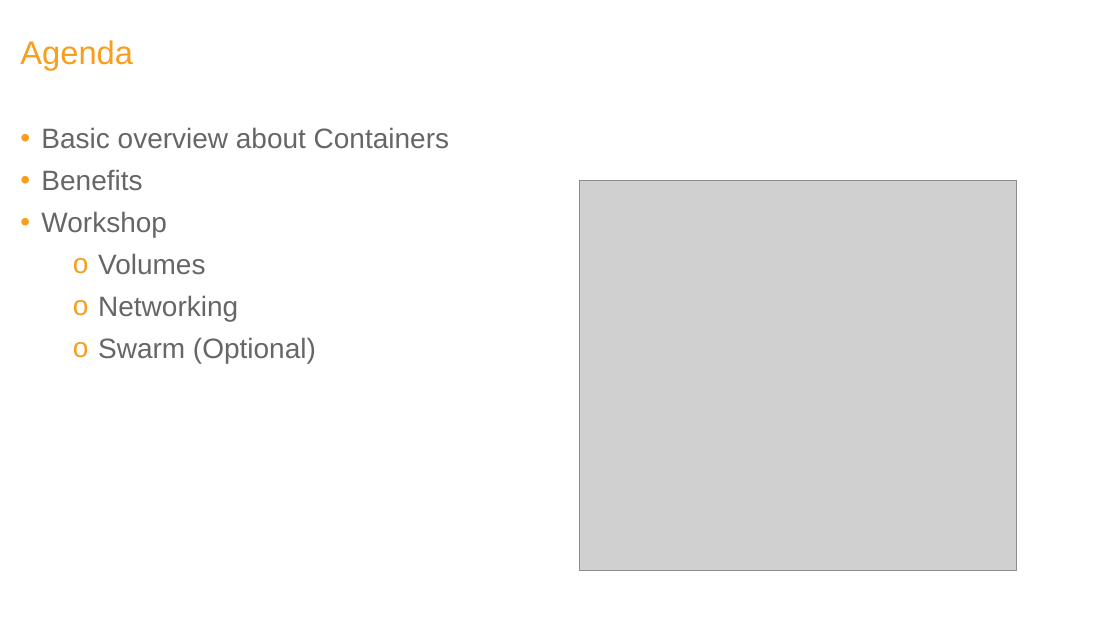
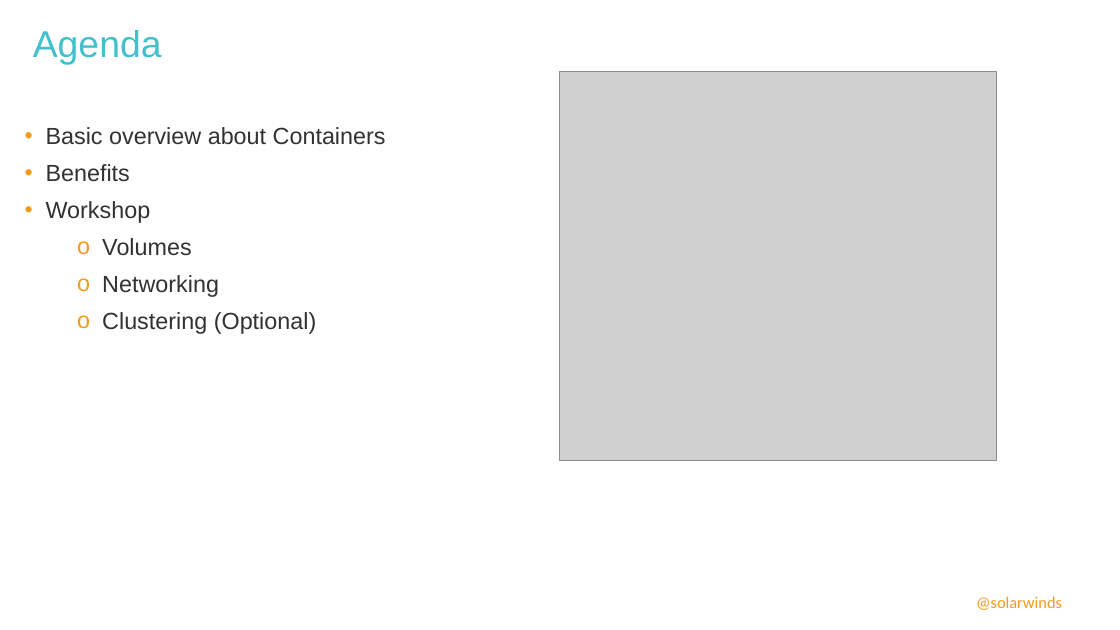
Before and after one commit to ivoklimsa/DockerVSB, a slide deck: slide 2 of ppt/DockerWorkshopVSB.pptx. Drawn at 1120x630 pixels with LibreOffice and Linux fonts; fonts in the diff are those of the drawing; grey boxes stand for pictures; background and template pictures are left out. Boxes give left, top, right and bottom in pixels: in the first picture for what was removed or moved away, otherwise in the second. Text is boxed around its words. In the diff, an @@ line names an element or a change of style, - is before the commit and + after.

Commit message:
Lab-2 Layers fix using different image ppt new template agenda tweak Dockerfile for example +gitignore

```diff
--- a/ppt/DockerWorkshopVSB.pptx
+++ b/ppt/DockerWorkshopVSB.pptx
@@ title "Agenda": place and size @@
-title "Agenda" at [20,40,133,70]
+title "Agenda" at [33,30,162,65]
@@ title "Agenda" at [33,30,162,65]: size 28 to 32 pt, text colour #F99D1C to #42C0CE; line spacing 0.9 to 1 @@
@@ picture: place and size @@
-picture at [580,181,1017,571]
+picture at [560,71,997,461]
@@ text at [46,127,386,297]: size 24 to 20 pt, text colour #666666 to #323233 in "Basic overview about Containers", "Benefits", "Workshop", "Volumes" and 1 more places; bullet colour #F99D1C to #F49B1C @@
@@ text at [102,312,317,334]: text changed; size 24 to 20 pt; text colour #666666 to #323233 @@
-  o Swarm (Optional)
+  o Clustering (Optional)
@@ text added at [976,596,1062,610], 14 pt, text #F49B1C @@
+@solarwinds
```
Also in this commit, not shown: 14 other slides changed, 1 slide added, 5 other files.
